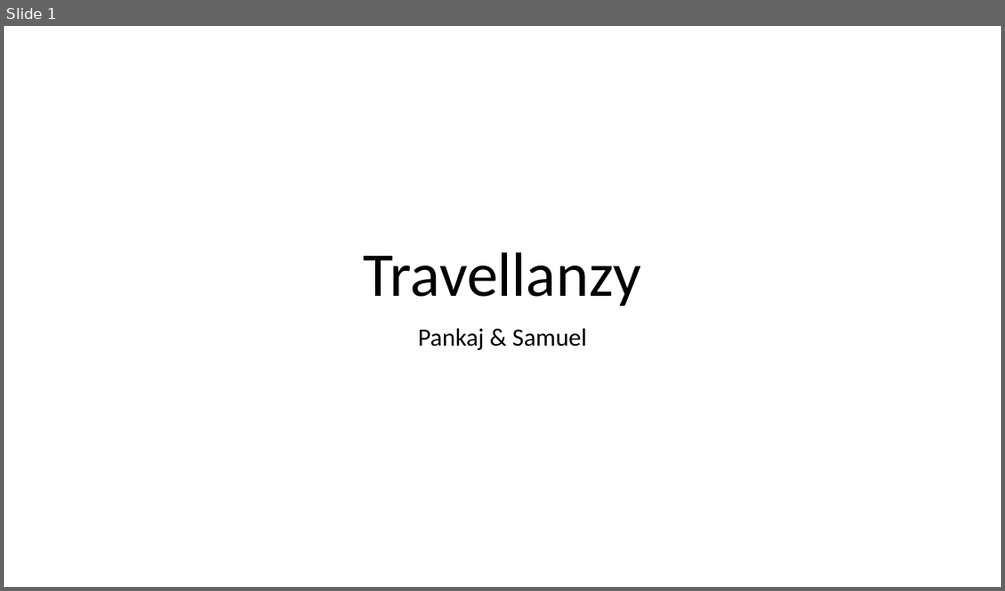
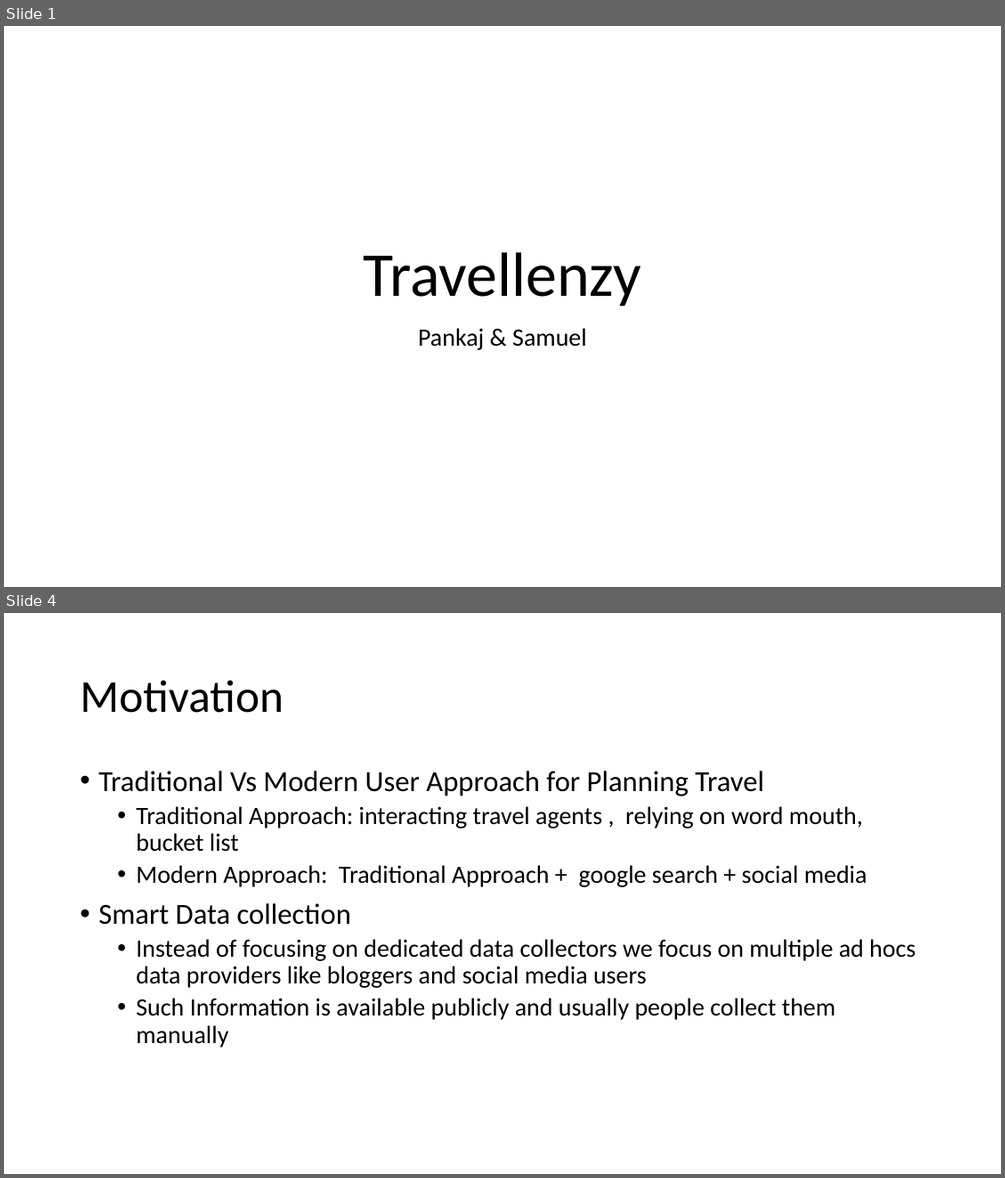
Before and after one commit to pankajti/travelenzy, a slide deck: presentation/travelenzy.pptx. Shown one above the other, each under a label of ours: slide 1 before the commit, slides 1 and 4 after it; the slides between them are not shown. The pictures are 1005x591 and 1005x1178 pixels, drawn with LibreOffice and Linux fonts; fonts in the diff are those of the drawing. Boxes give left, top, right and bottom in pixels: in the first picture for what was removed or moved away, otherwise in the second. Text is boxed around its words. In the diff, an @@ line names an element or a change of style, - is before the commit and + after.

```diff
--- a/presentation/travelenzy.pptx
+++ b/presentation/travelenzy.pptx
@@ slide 4 added at [4, 613, 1001, 1174], background #FFFFFF @@
@@ title added at [80, 680, 283, 713], 44 pt, text #000000 @@
+Motivation
@@ text added at [98, 771, 915, 1047], 24 pt, text #000000 @@
+• Traditional Vs Modern User Approach for Planning Travel
+  • Traditional Approach: interacting travel agents , relying on word mouth, bucket list
+  • Modern Approach: Traditional Approach + google search + social media
+• Smart Data collection
+  • Instead of focusing on dedicated data collectors we focus on multiple ad hocs data providers like bloggers and social media users
+  • Such Information is available publicly and usually people collect them manually
@@ slide 1 changed as well @@
@@ title at [363, 252, 641, 306]: text changed @@
-Travellanzy
+Travellenzy
```
Also in this commit, not shown: 8 other slides changed, 7 other slides added, 3 slides removed, 8 other files.
